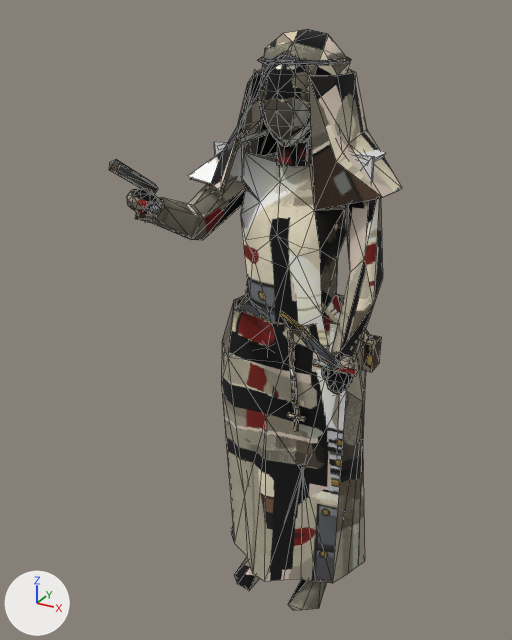
An edit to the glTF model client/assets/units/stigmatic-nun.glb, drawn before and after from the same camera.
Rendered twice from a 50 mm camera at (0.562, -1.2, 1.233) aimed at (-0.033, -0.118, 0.693). Every picture has the same lights, and +X, +Y and +Z are marked at lower left. The picture after the commit comes second. Mesh edges are drawn as thin lines. Vertices at exactly the same position are counted once.

Script lines for the objects in view, before the commit:
```python
mat_accent = principled_material('Accent')
mat_accent.base_color = (0.8, 0.8, 0.8)  # white #e7e7e7
me_accent = bpy.data.meshes.new('Accent')
me_accent.from_pydata(...)  # 32 vertices, 48 faces; spans x -0.156..0.156, y -0.057..0.028, z 0.936..1.021
me_accent.materials.append(mat_accent)  # white #e7e7e7
me_body = bpy.data.meshes.new('Body')
me_body.from_pydata(...)  # 508 vertices, 819 faces; spans x -0.194..0.193, y -0.335..0.126, z 0.0..1.2
me_body.materials.append(mat_stigmatic_nunbody)  # picture img_stigmatic_nun_body
me_helmet = bpy.data.meshes.new('Helmet')
me_helmet.from_pydata(...)  # 134 vertices, 264 faces; spans x -0.081..0.081, y -0.108..0.087, z 1.006..1.171
me_helmet.materials.append(mat_stigmatic_nunhelmet)  # picture img_stigmatic_nun_helmet
me_hip = bpy.data.meshes.new('Hip')
me_hip.from_pydata(...)  # 74 vertices, 104 faces; spans x 0.032..0.159, y -0.12..0.12, z 0.354..0.7
me_hip.materials.append(mat_stigmatic_nunhip)  # picture img_stigmatic_nun_hip
me_weapon2 = bpy.data.meshes.new('Weapon2')
me_weapon2.from_pydata(...)  # 46 vertices, 76 faces; spans x 0.117..0.194, y -0.419..-0.1, z 0.599..0.862
me_weapon2.materials.append(mat_stigmatic_nunweapon2)  # picture img_stigmatic_nun_weapon2
ob_accent = bpy.data.objects.new('Accent', me_accent)
ob_accent.location = (0.0, 0.0, 0.0)
ob_body = bpy.data.objects.new('Body', me_body)
ob_body.location = (0.0, 0.0, 0.0)
ob_helmet = bpy.data.objects.new('Helmet', me_helmet)
ob_helmet.location = (0.0, 0.0, 0.0)
ob_hip = bpy.data.objects.new('Hip', me_hip)
ob_hip.location = (0.0, 0.0, 0.0)
ob_weapon2 = bpy.data.objects.new('Weapon2', me_weapon2)
ob_weapon2.location = (0.0, 0.0, 0.0)
```
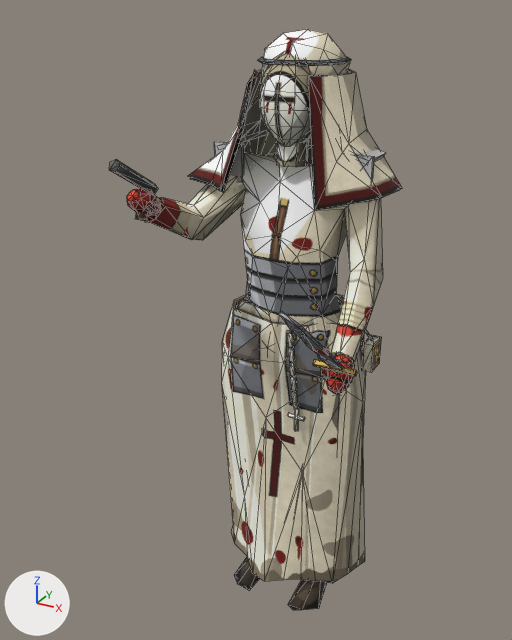
The change, as a list of edits to the scene's bpy script:
```text
Change mat_accent:
    add n2 = _N.new('ShaderNodeMix'); n2.name = 'Mix'
    add n2.data_type = 'RGBA'
    add n2.blend_type = 'MULTIPLY'
    add n2.inputs[0].default_value = 1.0  # 'Factor'
    add n2.inputs[7].default_value = (0.8, 0.8, 0.8, 1.0)  # 'B', white #e7e7e7
    add n3 = _N.new('ShaderNodeVertexColor'); n3.name = 'Color Attribute'
    where n0 = _N.new('ShaderNodeBsdfPrincipled'); n0.name = 'Principled BSDF'
    add _L.new(n2.outputs[2], n0.inputs[0])  # 'Result' to 'Base Color'
    add _L.new(n3.outputs[0], n2.inputs[6])  # 'Color' to 'A'
Change me_body:
    where me_body.from_pydata(...)  # 508 vertices, 819 faces; spans x -0.194..0.193, y -0.335..0.126, z 0.0..1.2
    used by ob_body; location = (0.0, 0.0, 0.0)
    me_body part 1: 12 of 508 vertices moved; they spanned x -0.073..0.075, y -0.073..0.043, z 1.066..1.182 and now span x -0.073..0.075, y -0.073..0.043, z 1.066..1.182; mean shift (0.0, 0.0, 0.0); largest move (0.007, -0.065, 1.182) -> (0.036, 0.011, 1.066)
    me_body part 2: 779 kept faces spanning x -0.194..0.193, y -0.335..0.126, z 0.0..1.2 get new texture (UV) coordinates
Change me_helmet:
    where me_helmet.from_pydata(...)  # 134 vertices, 264 faces; spans x -0.081..0.081, y -0.108..0.087, z 1.006..1.171
    used by ob_helmet; location = (0.0, 0.0, 0.0)
    me_helmet part 3: 264 kept faces spanning x -0.081..0.081, y -0.108..0.087, z 1.006..1.171 get new texture (UV) coordinates
Change me_weapon2:
    where me_weapon2.from_pydata(...)  # 46 vertices, 76 faces; spans x 0.117..0.194, y -0.419..-0.1, z 0.599..0.862
    used by ob_weapon2; location = (0.0, 0.0, 0.0)
    me_weapon2 part 4: texture (UV) coordinates of 76 of 76 faces, centred in x 0.117..0.194, y -0.4..-0.103, z 0.603..0.845, changed; they spanned u 0.01..0.43, v 0.01..0.99 and now span u 0.01..0.9, v 0.01..0.99
Change me_hip:
    where me_hip.from_pydata(...)  # 74 vertices, 104 faces; spans x 0.032..0.159, y -0.12..0.12, z 0.354..0.7
    used by ob_hip; location = (0.0, 0.0, 0.0)
    me_hip part 5: texture (UV) coordinates of 104 of 104 faces, centred in x 0.032..0.159, y -0.118..0.115, z 0.355..0.698, changed; they spanned u 0.01..0.82, v 0.01..0.99 and now span u 0.01..0.92, v 0.01..0.99
```

Changed parts and their boxes (x1, y1, x2, y2) in the pictures (512 x 640 px; the box of a moved part takes in the faces that stretch with it):
'Accent', recoloured
    both: (214, 130, 386, 182)
part 1 of me_body, moved or reshaped
    both: (260, 29, 350, 84)
part 2 of me_body, surface changed
    before: (127, 69, 402, 610)
    after: (127, 43, 402, 610)
part 3 of me_helmet, surface changed
    both: (258, 53, 352, 146)
part 4 of me_weapon2, surface changed
    both: (280, 311, 357, 382)
part 5 of me_hip, surface changed
    both: (287, 330, 382, 432)
